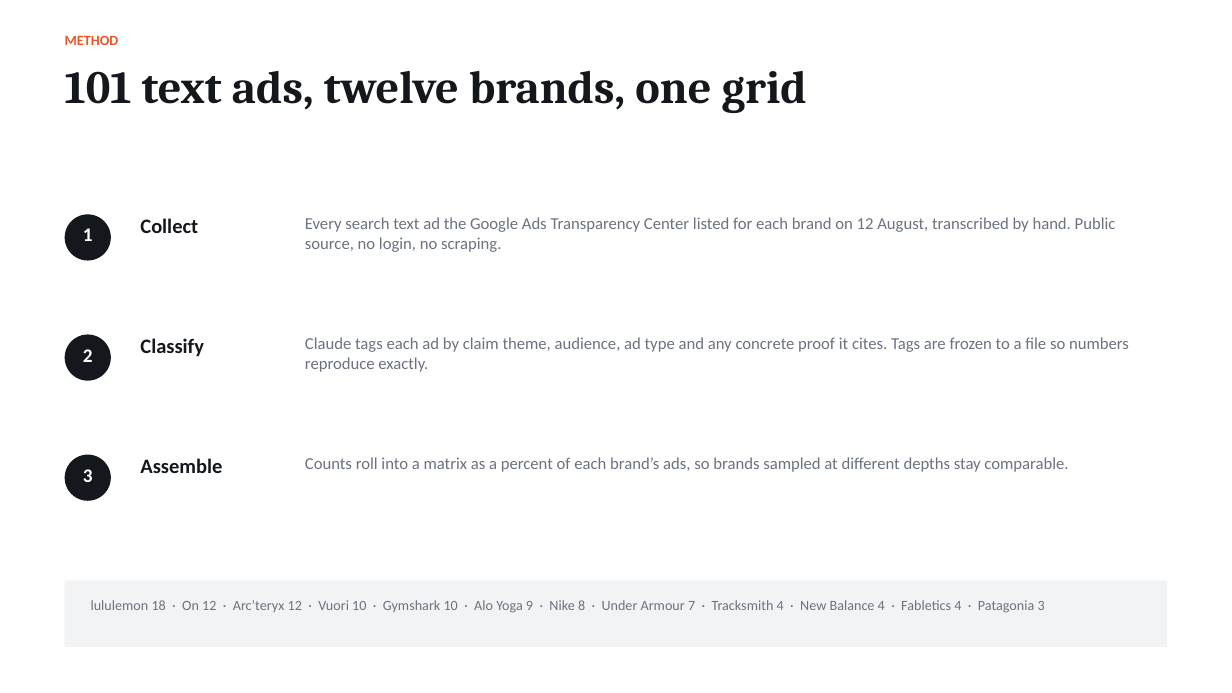
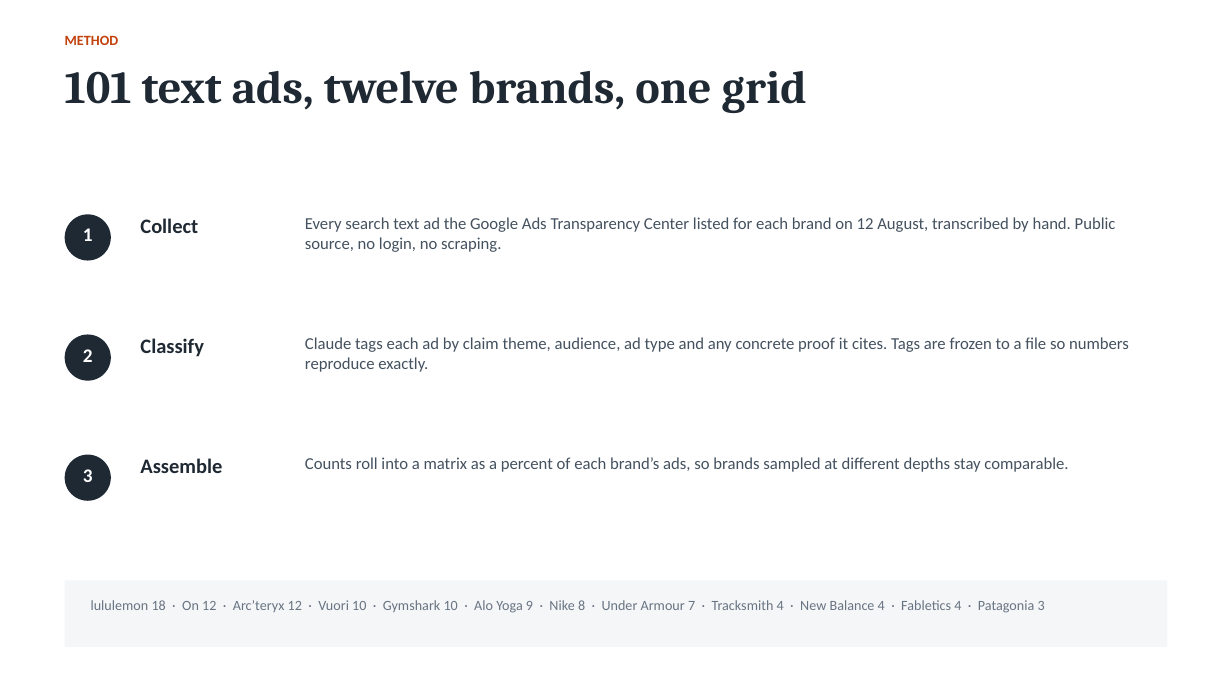
Before and after one commit to spdooley5949/Creative-Teardown-Marketing, a slide deck: slide 3 of output/Dooley_Creative_Teardown_Findings.pptx. Drawn at 1232x693 pixels with LibreOffice and Linux fonts; fonts in the diff are those of the drawing. Boxes give left, top, right and bottom in pixels: in the first picture for what was removed or moved away, otherwise in the second. Text is boxed around its words. In the diff, an @@ line names an element or a change of style, - is before the commit and + after.

```diff
--- a/output/Dooley_Creative_Teardown_Findings.pptx
+++ b/output/Dooley_Creative_Teardown_Findings.pptx
@@ text "METHOD" at box(65, 35, 119, 45): text colour #E8562A to #C2410C @@
@@ fill #14181C to #1F2933 in 3 elements at box(65, 214, 111, 261), box(65, 335, 111, 381), box(65, 455, 111, 501) @@
@@ text colour #14181C to #1F2933 in 4 elements at box(65, 71, 807, 113), box(140, 218, 198, 233), box(140, 338, 204, 357), box(140, 458, 222, 473) @@
@@ text colour #6B7280 to #44515F in 3 elements at box(305, 217, 1116, 252), box(305, 337, 1129, 372), box(305, 457, 1068, 472) @@
```
Also in this commit, not shown: 8 other slides changed, 1 slide added, 1 other file.
